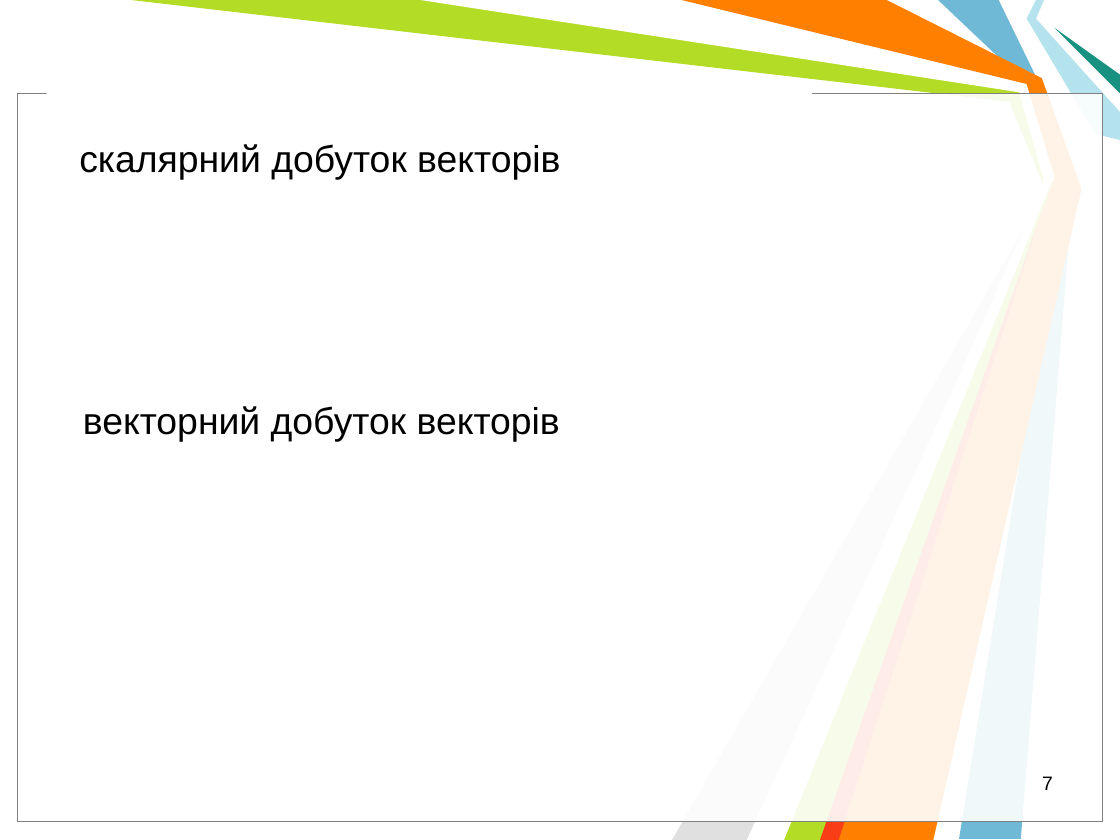
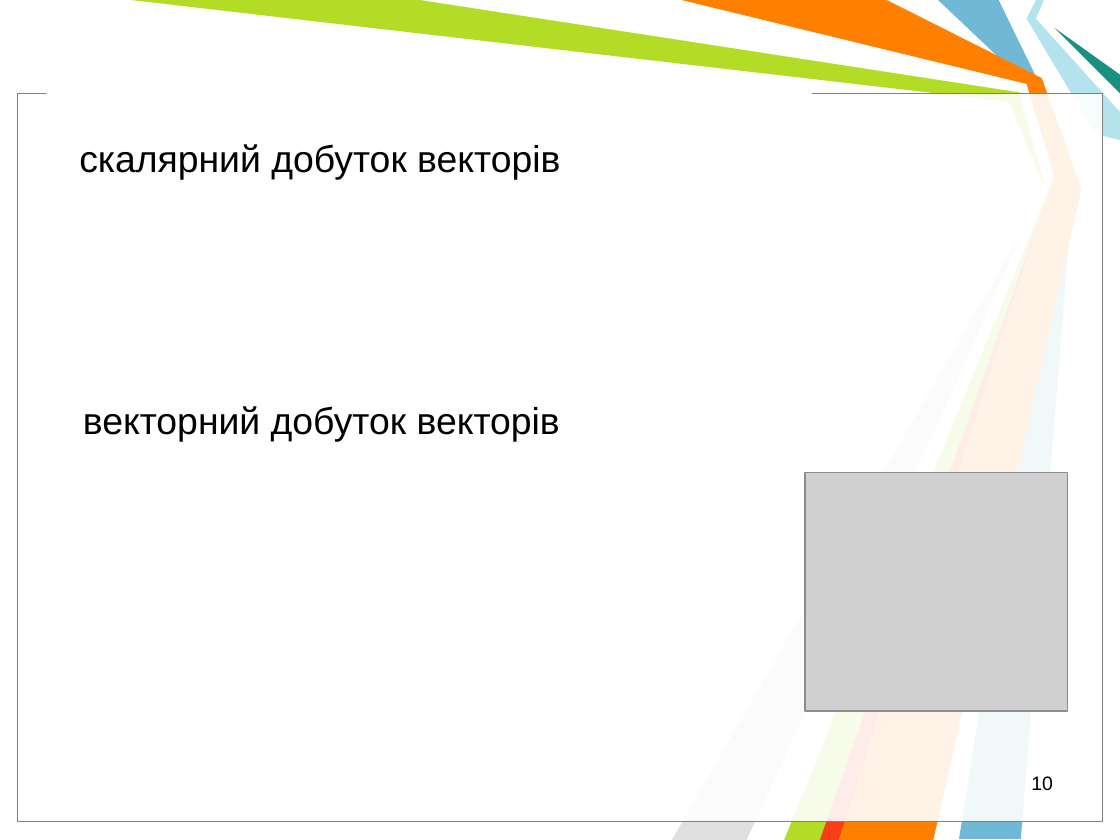
Before and after one commit to l432/NMK, a slide deck: slide 10 of Lecture/FIT/2021_22/SeminarsFIT/Lessons1/Less01.ppt (slide 7 before the commit). Drawn at 1120x840 pixels with LibreOffice and Linux fonts; fonts in the diff are those of the drawing; grey boxes stand for pictures; background and template pictures are left out. Boxes give left, top, right and bottom in pixels: in the first picture for what was removed or moved away, otherwise in the second. Text is boxed around its words. In the diff, an @@ line names an element or a change of style, - is before the commit and + after.

```diff
--- a/Lecture/FIT/2021_22/SeminarsFIT/Lessons1/Less01.ppt
+++ b/Lecture/FIT/2021_22/SeminarsFIT/Lessons1/Less01.ppt
@@ picture added at (x1=805, y1=473, x2=1068, y2=711) @@
@@ page number at (x1=1031, y1=776, x2=1053, y2=791): text changed @@
-7
+10
```
Also in this commit, not shown: 3 slides added, 6 other files.
